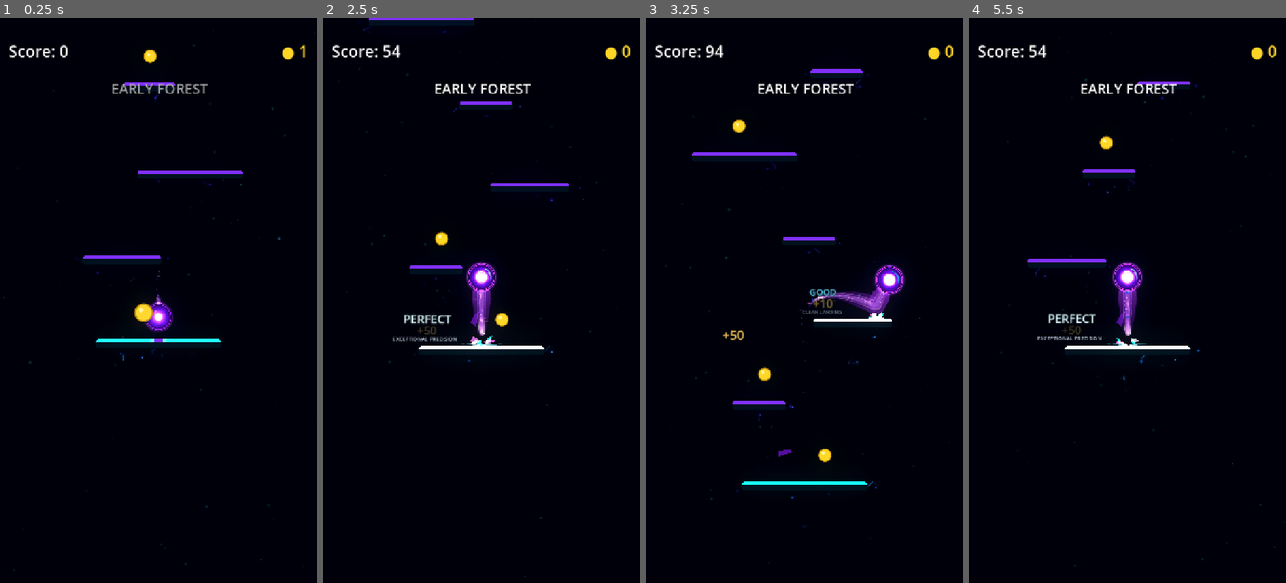
Above: before the commit, frames 1-4 (left to right).
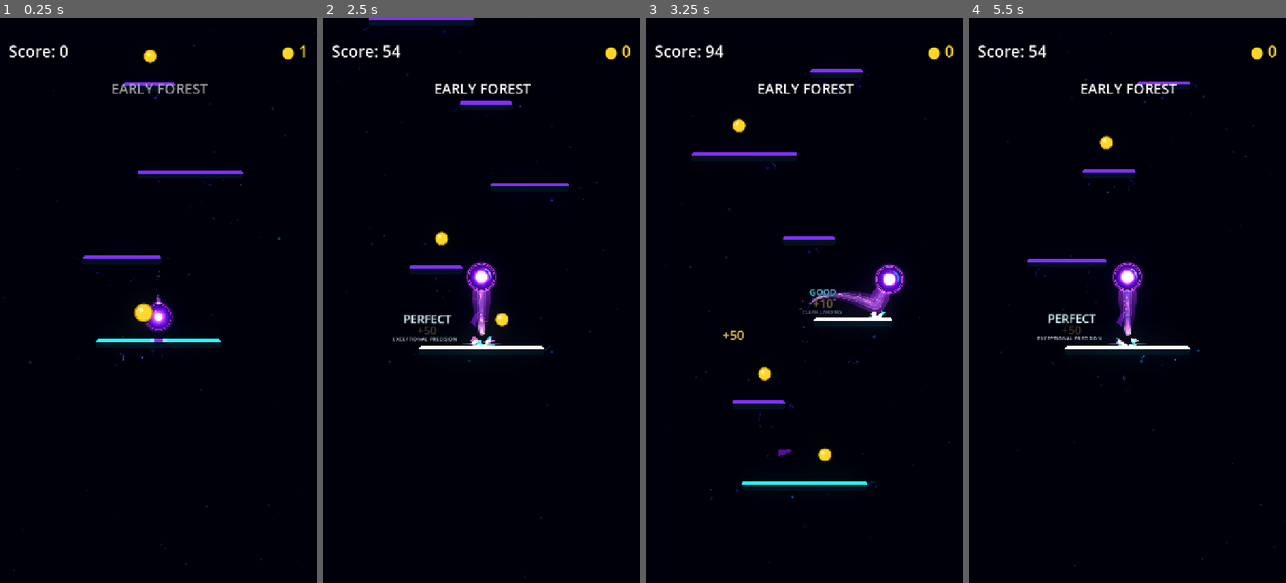
Above: after the commit, the same moments.

Repository: Kryodo/TowerJump
Game: Godot game, scene res://scenes/main.tscn
Two runs of this game, one before a commit and one after it. Both use one fixed random seed, a clock stepped at 60 frames per second and the inputs below.
Inputs (mouse positions are in pixels of both pictures, inside the frame that each line leads up to):
- Up to frame 1 (0.25 s): no input
- Up to frame 2 (2.5 s): move the mouse to (551, 272) at 0.52 s; hold Right (ui_right) 0.53-1.25 s; click (551, 272) at 0.67 s; drag from (418, 328) to (471, 193) at 1.27 s; click "Nochmal spielen" at 2 s
- Up to frame 3 (3.25 s): move the mouse to (836, 176) at 2.77 s; hold Right (ui_right) from 2.78 s (still down)
- Up to frame 4 (5.5 s): release Right (ui_right) at 3.5 s; drag from (1111, 413) to (1060, 193) at 3.52 s; move the mouse to (1222, 385) at 4.27 s; hold Left (ui_left) 4.28-5 s; click "Nochmal spielen" at 5 s

Frame 1 is identical in both runs. In frame 2, less than 0.1% of the frame differs, in the area x 36-73%, y 2-60%; in frame 3, 0.7%, in the area x 20-89%, y 9-86%; in frame 4, less than 0.1%.

Commit message:
Add subtle camera response to every landing

Diff:
--- a/scripts/camera_follow.gd
+++ b/scripts/camera_follow.gd
@@ -7,6 +7,83 @@
 
 @onready var _target: Node2D = get_node(target_path)
 
+@export_category("Landing Camera Response")
+@export var landing_feedback_controller_path: NodePath = NodePath("../LandingFeedbackController")
+@export_range(0.0, 220.0, 5.0) var landing_response_impulse: float = 125.0
+@export_range(10.0, 40.0, 1.0) var landing_response_frequency: float = 26.0
+@export_range(0.4, 1.2, 0.05) var landing_response_damping_ratio: float = 0.76
+@export_range(0.0, 5.0, 0.25) var landing_response_max_offset: float = 3.0
+
+var _base_offset: Vector2 = Vector2.ZERO
+var _landing_response_offset_y: float = 0.0
+var _landing_response_velocity_y: float = 0.0
+
+
+func _ready() -> void:
+	_base_offset = offset
+	var landing_controller := get_node_or_null(landing_feedback_controller_path)
+	if landing_controller != null and landing_controller.has_signal("landing_confirmed"):
+		landing_controller.connect(
+			"landing_confirmed",
+			Callable(self, "_on_landing_confirmed")
+		)
+	else:
+		push_warning(
+			"CameraFollow: LandingFeedbackController was not found; landing camera response is disabled."
+		)
+
+
 func _process(delta: float) -> void:
+	# Preserve the existing one-way upward follow; the reaction is an independent
+	# screen-space offset so it cannot pull the camera's world position off target.
 	if _target.global_position.y < global_position.y:
-		global_position.y = lerp(global_position.y, _target.global_position.y, clampf(follow_lerp_weight * delta, 0.0, 1.0))
+		global_position.y = lerp(
+			global_position.y,
+			_target.global_position.y,
+			clampf(follow_lerp_weight * delta, 0.0, 1.0)
+		)
+	_update_landing_response(delta)
+
+
+func _on_landing_confirmed(_event: Variant) -> void:
+	# This signal fires only after real platform contact. Add a small impulse to
+	# one shared spring rather than starting a new animation that could stack.
+	_landing_response_velocity_y += landing_response_impulse
+	_landing_response_velocity_y = clampf(
+		_landing_response_velocity_y,
+		-landing_response_impulse * 1.5,
+		landing_response_impulse * 1.5
+	)
+
+
+func _update_landing_response(delta: float) -> void:
+	# Substeps keep the damped spring stable if a frame takes longer than usual.
+	var remaining: float = minf(delta, 0.05)
+	var angular_frequency: float = maxf(landing_response_frequency, 1.0)
+	var spring_strength: float = angular_frequency * angular_frequency
+	var damping: float = (
+		2.0 * landing_response_damping_ratio * angular_frequency
+	)
+	while remaining > 0.0:
+		var step: float = minf(remaining, 1.0 / 120.0)
+		var acceleration: float = (
+			-spring_strength * _landing_response_offset_y
+			- damping * _landing_response_velocity_y
+		)
+		_landing_response_velocity_y += acceleration * step
+		_landing_response_offset_y += _landing_response_velocity_y * step
+		_landing_response_offset_y = clampf(
+			_landing_response_offset_y,
+			-landing_response_max_offset,
+			landing_response_max_offset
+		)
+		remaining -= step
+
+	if (
+		absf(_landing_response_offset_y) < 0.001
+		and absf(_landing_response_velocity_y) < 0.01
+	):
+		_landing_response_offset_y = 0.0
+		_landing_response_velocity_y = 0.0
+
+	offset = _base_offset + Vector2(0.0, _landing_response_offset_y)
